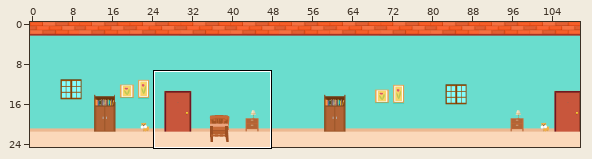
Two states of a Tiled map, android/assets/mapaNivel1.tmx. The picture above shows the old version from afar; the outline marks the close-up.
Close-up. Earlier state:
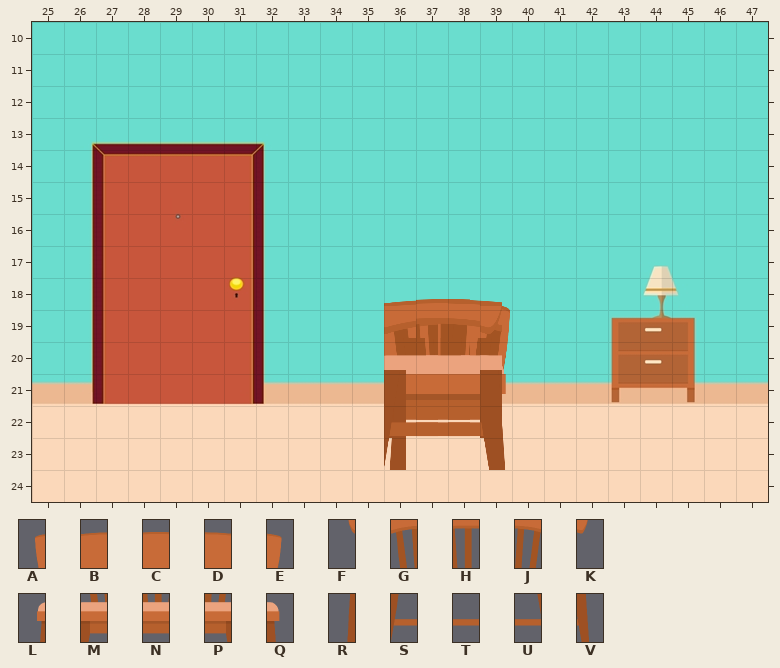
Cells are 32x32 px. Shown: x 25..47, y 10..24.
Key: from "SILLA": A 0, B 1, C 2, D 3, E 4, F 5, G 6, H 7, J 8, K 9, L 10, M 11, N 12, P 13, Q 14, R 15, S 16, T 17, U 18, V 19.
_ is an empty cell.
Layers that did not change in this view are not listed.
Layer "obstaculos" before, first column x 25:
10 _______________________
11 _______________________
12 _______________________
13 _______________________
14 _______________________
15 _______________________
16 _______________________
17 _______________________
18 _______________________
19 _______________________
20 __________ABCDE________
21 __________FGHJK________
22 __________LMNPQ________
23 __________RSTUV________
24 _______________________
New version:
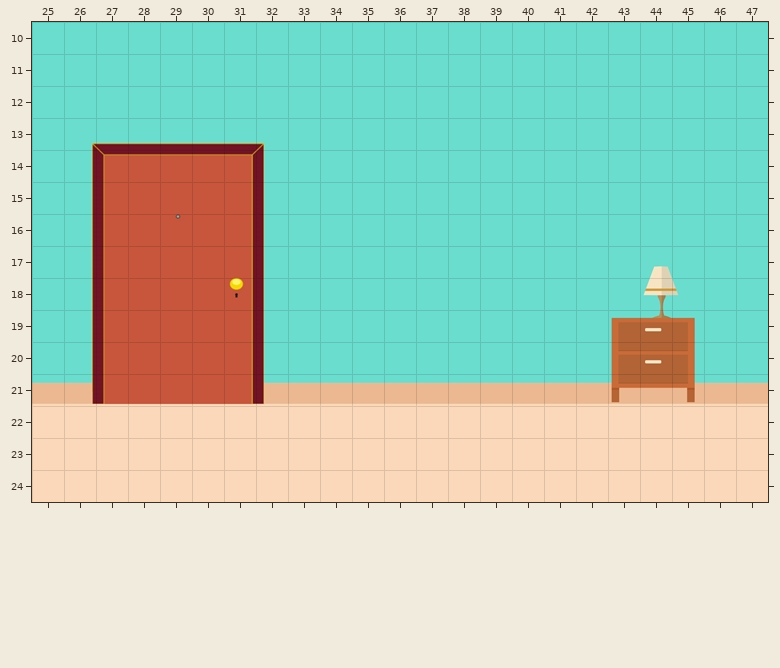
Edits made:
Changed rows in their new state; . is an unchanged cell.
Layer "obstaculos":
first column x 35:
20 _____
21 _____
22 _____
23 _____
Changed places in both close-ups, as pixel boxes (x1, y1, x2, y2):
removed: (384, 299, 510, 470)
